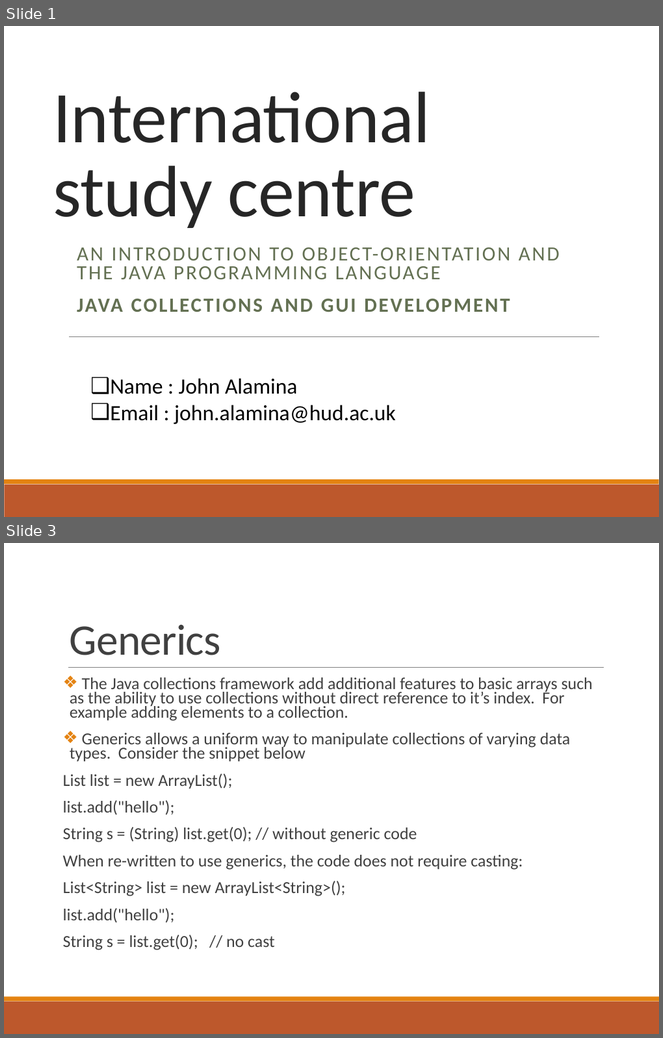
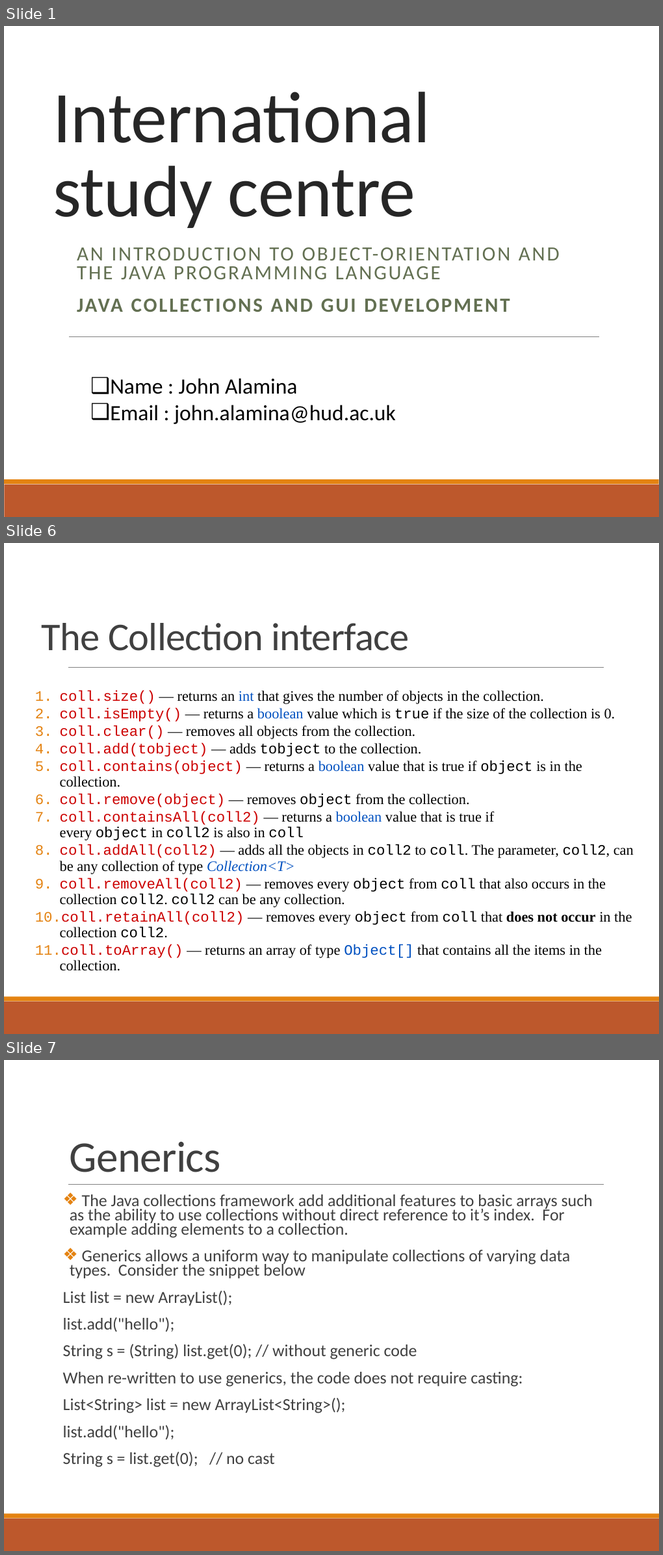
Before and after one commit to deeperj/dillinger, a slide deck: thesis/ukapp2/wqu_isc/sofware_design/Lesson 5 - Java.pptx. Shown one above the other, each under a label of ours: slides 1 and 3 before the commit, slides 1, 6 and 7 after it; the slides between them are not shown. The pictures are 663x1038 and 663x1555 pixels, drawn with LibreOffice and Linux fonts; fonts in the diff are those of the drawing. Boxes give left, top, right and bottom in pixels: in the first picture for what was removed or moved away, otherwise in the second. Text is boxed around its words. In the diff, an @@ line names an element or a change of style, - is before the commit and + after.

```diff
--- a/thesis/ukapp2/wqu_isc/sofware_design/Lesson 5 - Java.pptx
+++ b/thesis/ukapp2/wqu_isc/sofware_design/Lesson 5 - Java.pptx
@@ slide 6 added at [4,543,659,1034], background #FFFFFF; not listed: 3 template elements that a slide beside it also shows @@
@@ title added at [42,623,409,651], 43.2 pt, text #404040 @@
+The Collection interface
@@ text added at [35,691,634,971], 16 pt, text #000000 @@
+1. coll.size() — returns an int that gives the number of objects in the collection.
+2. coll.isEmpty() — returns a boolean value which is true if the size of the collection is 0.
+3. coll.clear() — removes all objects from the collection.
+4. coll.add(tobject) — adds tobject to the collection.
+5. coll.contains(object) — returns a boolean value that is true if object is in the collection.
+6. coll.remove(object) — removes object from the collection.
+7. coll.containsAll(coll2) — returns a boolean value that is true if every object in coll2 is also in coll
+8. coll.addAll(coll2) — adds all the objects in coll2 to coll. The parameter, coll2, can be any collection of type Collection<T>
+9. coll.removeAll(coll2) — removes every object from coll that also occurs in the collection coll2. coll2 can be any collection.
+10. coll.retainAll(coll2) — removes every object from coll that does not occur in the collection coll2.
+11. coll.toArray() — returns an array of type Object[] that contains all the items in the collection.
@@ what was slide 3 is now slide 7 @@
```
Also in this commit, not shown: 2 slides changed, 9 other slides added, 3 other files.
